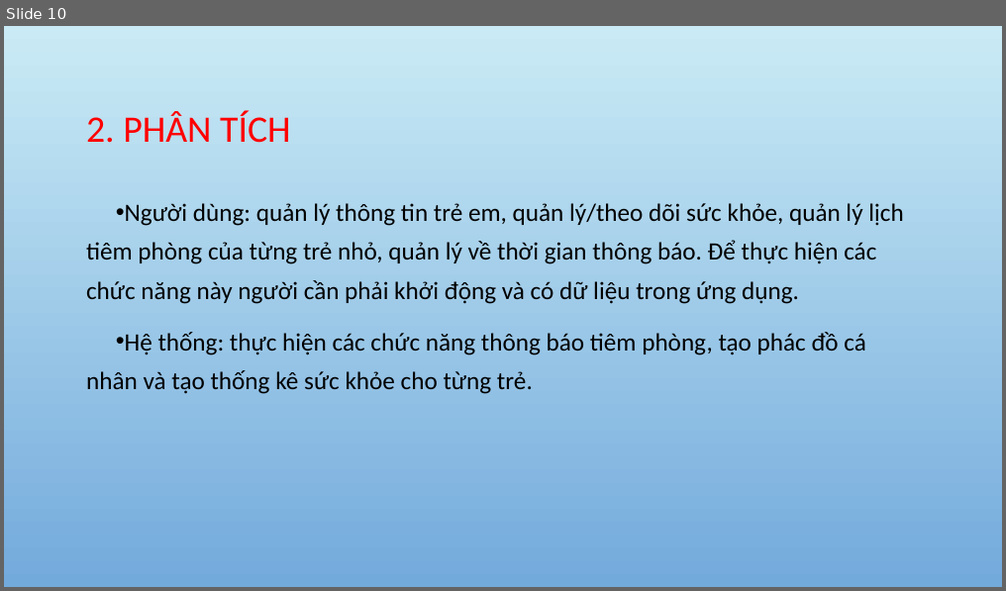
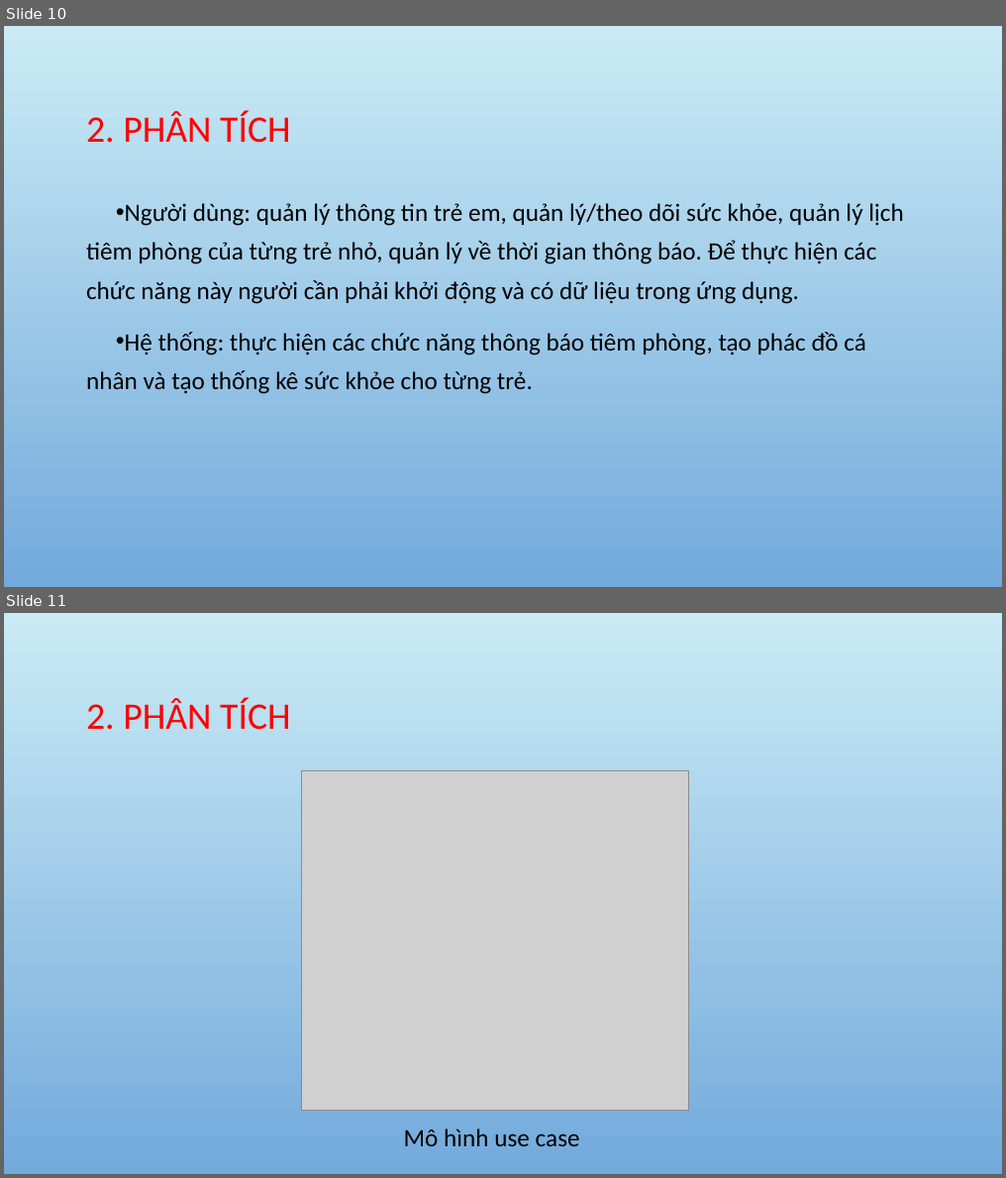
Before and after one commit to tuongthanh98/GraduationThsis, a slide deck: GraduationThsis_powpoint.pptx. Shown one above the other, each under a label of ours: slide 10 before the commit, slides 10 and 11 after it. The pictures are 1006x591 and 1006x1178 pixels, drawn with LibreOffice and Linux fonts; fonts in the diff are those of the drawing; grey boxes stand for pictures; background and template pictures are left out. Boxes give left, top, right and bottom in pixels: in the first picture for what was removed or moved away, otherwise in the second. Text is boxed around its words. In the diff, an @@ line names an element or a change of style, - is before the commit and + after.

```diff
--- a/GraduationThsis_powpoint.pptx
+++ b/GraduationThsis_powpoint.pptx
@@ slide 11 added at (4,613,1002,1174), background picture (left out) @@
@@ title added at (86,698,291,730), 36 pt, text #FF0000 @@
+2. PHÂN TÍCH
@@ picture added at (301,771,688,1111) @@
@@ text added at (404,1129,580,1147), 24 pt, text #000000 @@
+Mô hình use case
```
Also in this commit, not shown: 2 slides changed, 2 other files.
